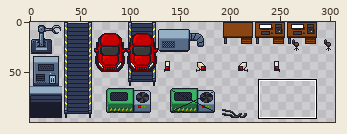
Sprite sheet -- Eco Warrior/Assets/Sprites/CarFactory/car_factory.png. The picture above shows the old version from afar; the outline marks the close-up.
Close-up. As it was:
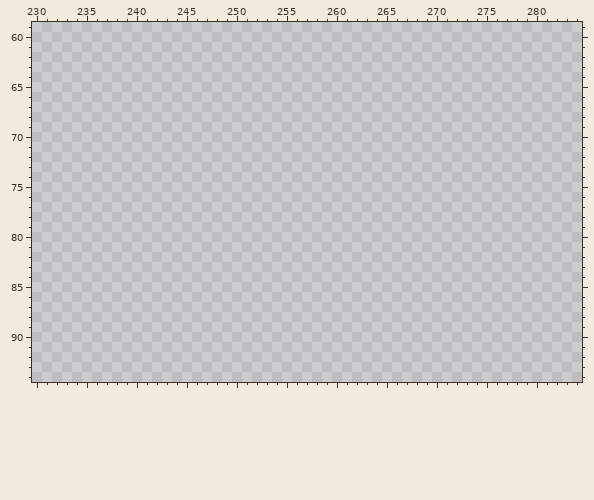
The file is 320x320 pixels. Shown: x 230..284, y 59..94. The wide view leaves out empty margins.
New version:
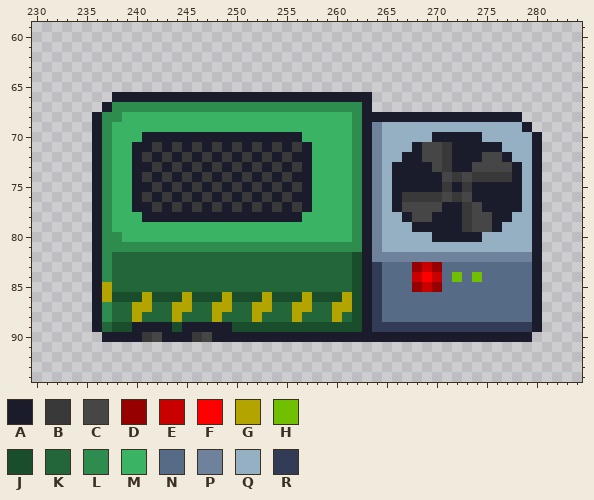
Palette (. is transparent): A #1a1c2c  B #393939  C #464646  D #960000  E #c80000  F #ff0000  G #b3a400  H #70bf00  J #194d2b  K #22663a  L #2e8c4f  M #3bb365  N #566c86  P #6e829b  Q #94b0c2  R #333c57
From the commit log: Added animation frames to generator
Diff:
y 66: x 238..263 .......................... -> AAAAAAAAAAAAAAAAAAAAAAAAAA
y 67: x 237..263 ........................... -> ALLLLLLLLLLLLLLLLLLLLLLLLLA
y 68: x 236..278 ........................................... -> ALLMMMMMMMMMMMMMMMMMMMMMMMLAAAAAAAAAAAAAAAA
y 69: x 236..279 ............................................ -> ALMMMMMMMMMMMMMMMMMMMMMMMMLAPQQQQQQQQQQQQQQA
y 70: x 236..280 ............................................. -> ALMMMAAAAAAAAAAAAAAAAMMMMMLAPQQQQQAAAAAQQQQQA
y 71: x 236..280 ............................................. -> ALMMAABABABABABABABABAMMMMLAPQQQACCBAAAAAQQQA
y 72: x 236..280 ............................................. -> ALMMABABABABABABABABAAMMMMLAPQQAACCBAAACCAQQA
y 73: x 236..280 ............................................. -> ALMMAABABABABABABABABAMMMMLAPQAAAACBAACCCCAQA
y 74: x 236..280 ............................................. -> ALMMABABABABABABABABAAMMMMLAPQAAAAACBCBBBBAQA
y 75: x 236..280 ............................................. -> ALMMAABABABABABABABABAMMMMLAPQAAAAABABAAAAAQA
y 76: x 236..280 ............................................. -> ALMMABABABABABABABABAAMMMMLAPQABBBBCBCAAAAAQA
y 77: x 236..280 ............................................. -> ALMMAABABABABABABABABAMMMMLAPQACCCCAABCAAAAQA
y 78: x 236..280 ............................................. -> ALMMMAAAAAAAAAAAAAAAAMMMMMLAPQQACCAAABCCAAQQA
y 79: x 236..280 ............................................. -> ALMMMMMMMMMMMMMMMMMMMMMMMMLAPQQQAAAAABCCAQQQA
y 80: x 236..280 ............................................. -> ALLMMMMMMMMMMMMMMMMMMMMMMMLAPQQQQQAAAAAQQQQQA
y 81: x 236..280 ............................................. -> ALLLLLLLLLLLLLLLLLLLLLLLLLLAPQQQQQQQQQQQQQQQA
y 82: x 236..280 ............................................. -> ALKKKKKKKKKKKKKKKKKKKKKKKKJAPPPPPPPPPPPPPPPPA
y 83: x 236..280 ............................................. -> ALKKKKKKKKKKKKKKKKKKKKKKKKJARNNNDEDNNNNNNNNNA
y 84: x 236..280 ............................................. -> ALKKKKKKKKKKKKKKKKKKKKKKKKJARNNNEFENHNHNNNNNA
y 85: x 236..280 ............................................. -> AGKKKKKKKKKKKKKKKKKKKKKKKKJARNNNDEDNNNNNNNNNA
y 86: x 236..280 ............................................. -> AGJJJGJJJGJJJGJJJGJJJGJJJGJARNNNNNNNNNNNNNNNA
y 87: x 236..280 ............................................. -> ALKKGGKKGGKKGGKKGGKKGGKKGGJARNNNNNNNNNNNNNNNA
y 88: x 236..280 ............................................. -> ALKKGKKKGKKKGKKKGKKKGKKKGKJARNNNNNNNNNNNNNNNA
y 89: x 236..280 ............................................. -> AKJJAAAAJAAAAAJJJJJJJJJJJJJARRRRRRRRRRRRRRRRA
y 90: x 237..279 ........................................... -> AAAABCAAABCAAAAAAAAAAAAAAAAAAAAAAAAAAAAAAAA
